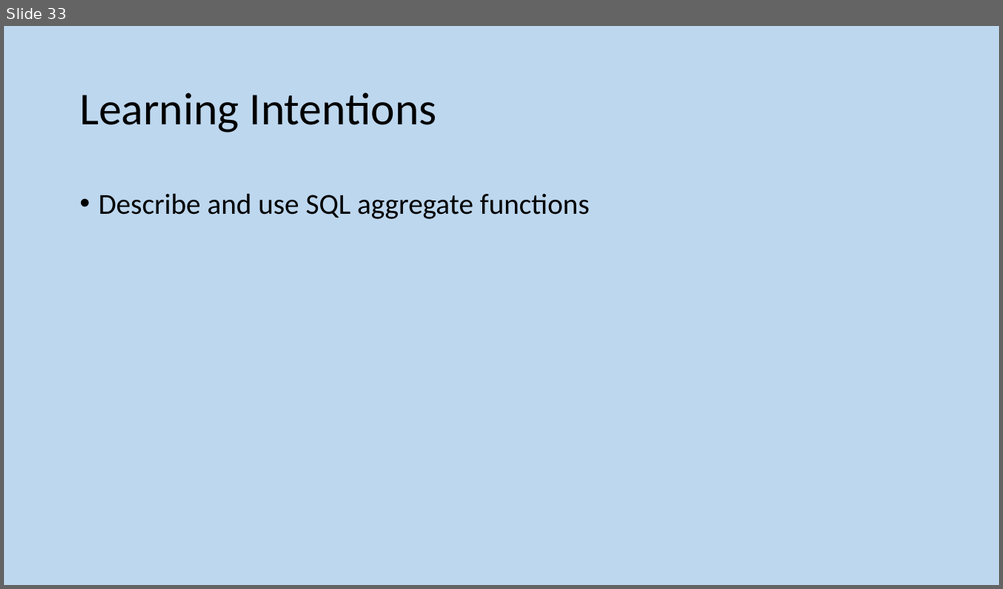
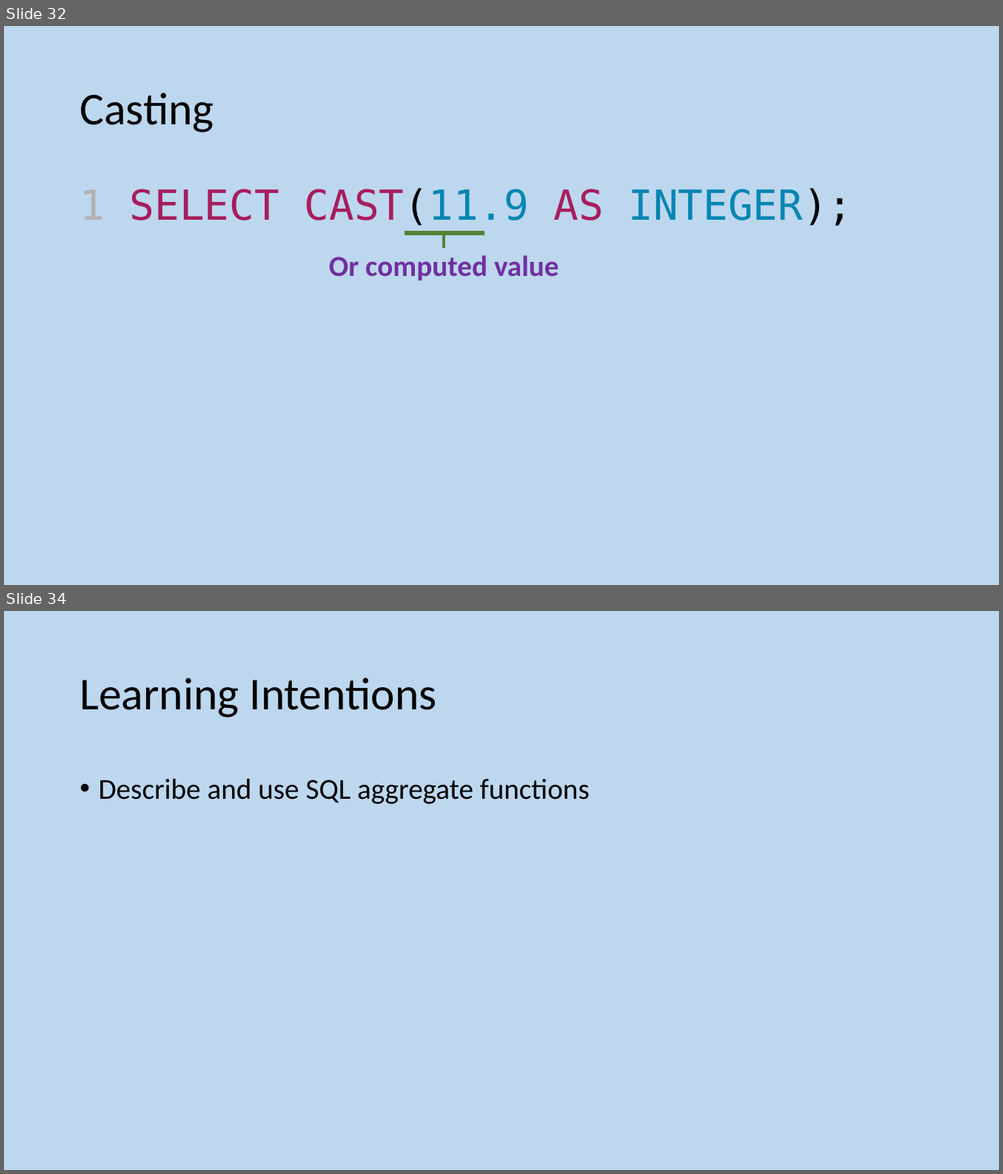
Before and after one commit to MrFriendCS/MrFriendCS.github.io, a slide deck: higher/ddd/H CS DDD Slides.pptx. Shown one above the other, each under a label of ours: slide 33 before the commit, slides 32 and 34 after it; the slides between them are not shown. The pictures are 1003x589 and 1003x1174 pixels, drawn with LibreOffice and Linux fonts; fonts in the diff are those of the drawing. Boxes give left, top, right and bottom in pixels: in the first picture for what was removed or moved away, otherwise in the second. Text is boxed around its words. In the diff, an @@ line names an element or a change of style, - is before the commit and + after.

```diff
--- a/higher/ddd/H CS DDD Slides.pptx
+++ b/higher/ddd/H CS DDD Slides.pptx
@@ slide 32 added at (x1=4, y1=26, x2=999, y2=585), background #BDD7EE @@
@@ title added at (x1=79, y1=93, x2=213, y2=133), 44 pt, text #000000 @@
+Casting
@@ text added at (x1=130, y1=188, x2=852, y2=226), 40 pt, text #A71D5D @@
+1 SELECT CAST(11.9 AS INTEGER);
@@ line added from (404, 233) to (484, 233), #548235 4.5 pt @@
@@ line added from (444, 248) to (444, 233), #548235 3 pt @@
@@ text added at (x1=329, y1=255, x2=559, y2=281), 28 pt, text #7030A0, bold @@
+Or computed value
@@ what was slide 33 is now slide 34 @@
```
Also in this commit, not shown: 3 slides changed, 26 other files.
